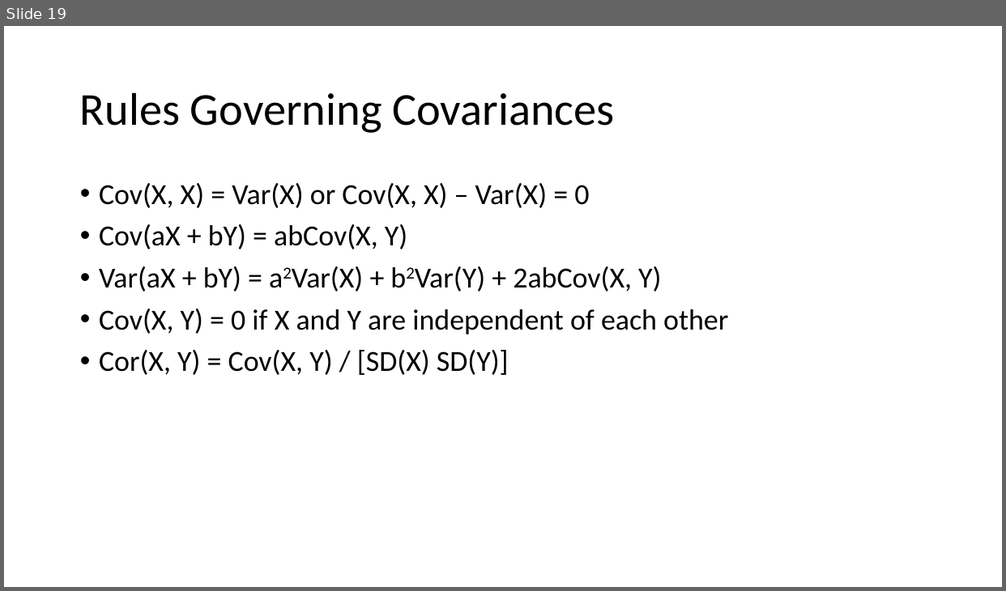
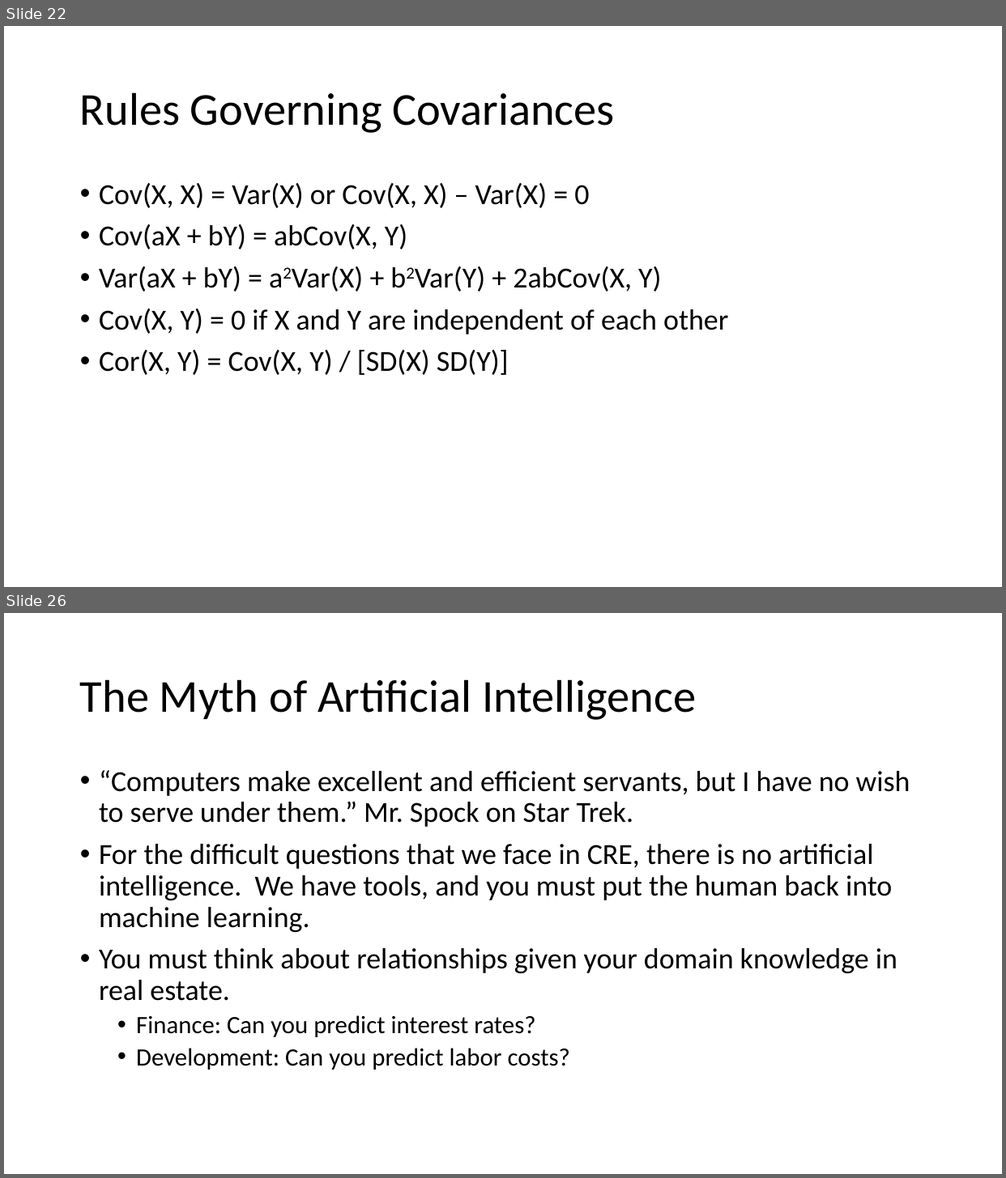
Before and after one commit to thsavage/Code-Shards, a slide deck: Session 1.pptx. Shown one above the other, each under a label of ours: slide 19 before the commit, slides 22 and 26 after it; the slides between them are not shown. The pictures are 1006x591 and 1006x1178 pixels, drawn with LibreOffice and Linux fonts; fonts in the diff are those of the drawing. Boxes give left, top, right and bottom in pixels: in the first picture for what was removed or moved away, otherwise in the second. Text is boxed around its words. In the diff, an @@ line names an element or a change of style, - is before the commit and + after.

```diff
--- a/Session 1.pptx
+++ b/Session 1.pptx
@@ slide 26 added at (4,613,1002,1174), background #FFFFFF @@
@@ title added at (80,679,696,720), 44 pt, text #000000 @@
+The Myth of Artificial Intelligence
@@ text added at (99,770,910,1070), 28 pt, text #000000 @@
+• “Computers make excellent and efficient servants, but I have no wish to serve under them.” Mr. Spock on Star Trek.
+• For the difficult questions that we face in CRE, there is no artificial intelligence. We have tools, and you must put the human back into machine learning.
+• You must think about relationships given your domain knowledge in real estate.
+  • Finance: Can you predict interest rates?
+  • Development: Can you predict labor costs?
@@ what was slide 19 is now slide 22 @@
```
Also in this commit, not shown: 11 slides changed, 6 other slides added, 1 other file.
